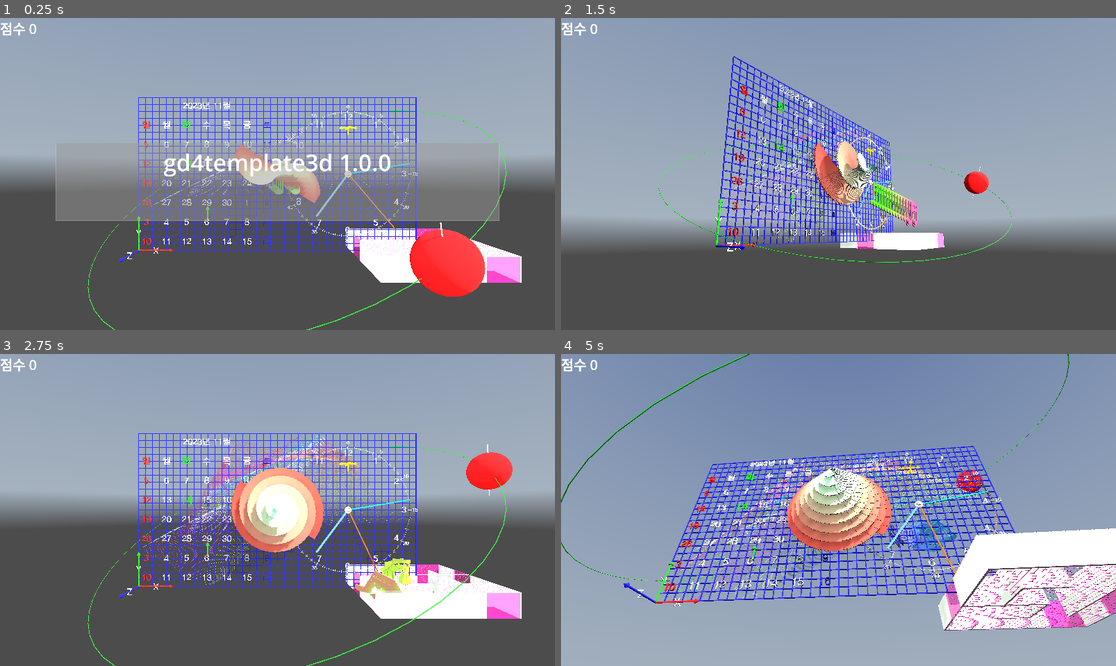
Above: before the commit, frames 1-4 (two rows, left to right).
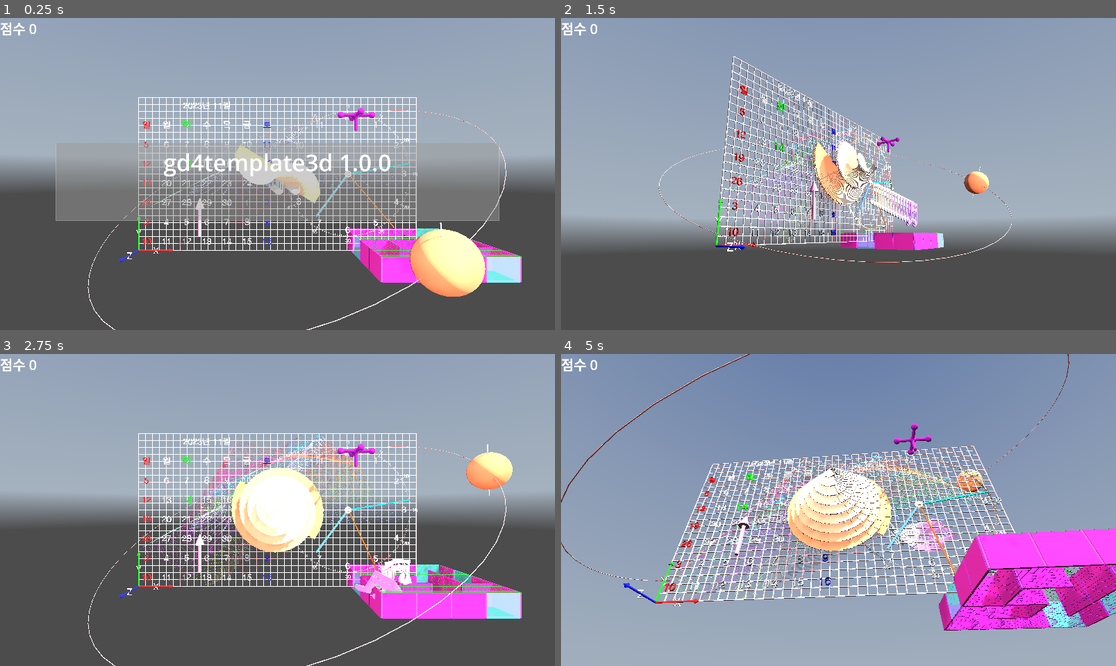
Above: after the commit, the same moments.

Repository: kasworld/gd4template3d
Game: Godot game, scene res://main.tscn
The game is run twice, just before and just after one commit, with the same random seed, the same clock (stepped at 60 frames per second) and the same inputs. A sky picture missing from this copy of the repository is replaced by a grey-blue gradient.
Inputs (mouse positions are in pixels of both pictures, inside the frame that each line leads up to):
- Up to frame 1 (0.25 s): no input
- Up to frame 2 (1.5 s): tap Enter at 0.5, 0.6, 1.35 s; move the mouse to (960, 158) at 0.52 s; click (960, 158) at 0.67 s; move the mouse to (727, 189) at 1.27 s; click (727, 189) at 1.42 s
- Up to frame 3 (2.75 s): move the mouse to (333, 441) at 2.02 s; tap Enter at 2.1 s; click (333, 441) at 2.17 s
- Up to frame 4 (5 s): move the mouse to (810, 572) at 2.77 s; tap Enter at 2.85, 3.6, 4.35 s; click (810, 572) at 2.92 s; move the mouse to (1005, 556) at 3.52 s; click (1005, 556) at 3.67 s; move the mouse to (672, 463) at 4.27 s; click (672, 463) at 4.42 s

The runs differ from the first frame. In frame 1, 10% of the frame differs, in the area x 15-94%, y 25-100%; in frame 2, 6.9%; in frame 3, 12%; in frame 4, 19%, in the area x 0-100%, y 0-89%.

Commit message:
update Maze3D

Diff:
--- a/main.gd
+++ b/main.gd
@@ -21,8 +21,9 @@
 	$Maze3D.init_with_color(
 		Maze3DSetting.new_default(),
 		Callable(),
-		NamedColorList.color_list.pick_random()[0],
-		NamedColorList.color_list.pick_random()[0],
+		random_color(),
+		random_color(),
+		random_color(),
 		)
 	$Maze3D.position.x = WorldSize.x
 	orbit_demo()
@@ -66,14 +67,14 @@
 
 func arrow3d_demo() -> void:
 	var aw = preload("res://arrow3d/arrow_3d.tscn").instantiate(
-	).set_color(Color.GREEN).set_size(2,0.1,0.3)
-	aw.position = WorldSize/4
+	).set_color(random_color()).set_size(5,0.2,0.6)
+	aw.position = WorldSize/4 + Vector3(0,0,4)
 	$DemoContainer.add_child(aw)
 
 func valvehandle_demo() -> void:
 	var vh = preload("res://valve_handle/valve_handle.tscn").instantiate(
-	).init(1,1)
-	vh.position = WorldSize *0.75
+	).init(2,2,4, random_color())
+	vh.position = WorldSize *0.75 + Vector3(0,0,4)
 	$DemoContainer.add_child(vh)
 
 func line2d_demo() -> void:
@@ -106,9 +107,9 @@
 	var axis1 = Vector3.UP.rotated(Vector3.RIGHT, a30)
 	var os = preload("res://orbit_sphere/orbit_sphere.tscn").instantiate()
 	var mat1 = StandardMaterial3D.new()
-	mat1.albedo_color = Color.GREEN
+	mat1.albedo_color = random_color()
 	var mat2 = StandardMaterial3D.new()
-	mat2.albedo_color = Color.RED
+	mat2.albedo_color = random_color()
 	os.궤도설정(diagonal_length*1.1, 1.0/3, axis1, a120*2).구설정(2, 1, Vector3.UP).구재질설정(mat2).궤도재질설정(mat1)
 	os.position = WorldSize/2
 	$DemoContainer.add_child(os)
@@ -131,7 +132,7 @@
 
 func wirenet_demo() -> void:
 	var wn = preload("res://wire_net/wire_net.tscn").instantiate()
-	wn.init_with_color(Vector2(40,22), Vector2(41,23), 0.1, Color.BLUE)
+	wn.init_with_color(Vector2(40,22), Vector2(41,23), 0.1, random_color())
 	$DemoContainer.add_child(wn)
 
 func bartree_demo() -> void:
@@ -149,7 +150,7 @@
 		).init_with_color(random_color(), random_color() )
 	return t
 func random_color()->Color:
-	return Color(randf(),randf(),randf())
+	return NamedColorList.color_list.pick_random()[0]
 
 func on_viewport_size_changed():
 	pass
--- a/maze_3d/maze_3d.gd
+++ b/maze_3d/maze_3d.gd
@@ -25,25 +25,30 @@
 	main_wall_mat = matmain
 	pillar_mat = main_wall_mat.duplicate()
 	pillar_mat.uv1_scale = Vector3( 3.0/20, 2, 1)
-	make_maze3d(makedecofn)
+	maze_cells = Maze.new(maze3d_setting.MazeSize)
+	make_wall_by_maze()
+	make_box_pillas()
+	make_wall_deco_by_maze(makedecofn)
+	init_floor_ceiling()
 	return self
 
-func init_with_color(ts :Maze3DSetting, makedecofn :Callable, comain :Color, cosub :Color) -> Maze3D:
+func init_with_color(ts :Maze3DSetting, makedecofn :Callable, comain :Color, cosub :Color, copillar :Color) -> Maze3D:
 	maze3d_setting = ts
 	sub_wall_mat = StandardMaterial3D.new()
 	sub_wall_mat.albedo_color = Color( cosub, 0.5)
 	sub_wall_mat.transparency = BaseMaterial3D.Transparency.TRANSPARENCY_ALPHA
 	main_wall_mat = StandardMaterial3D.new()
 	main_wall_mat.albedo_color = comain
-	pillar_mat = main_wall_mat.duplicate()
-	make_maze3d(makedecofn)
-	return self
-
-func make_maze3d(makedecofn :Callable) -> void:
+	pillar_mat = StandardMaterial3D.new()
+	pillar_mat.albedo_color = copillar
 	maze_cells = Maze.new(maze3d_setting.MazeSize)
 	make_wall_by_maze()
-	make_pillas()
+	make_capsule_pillas()
 	make_wall_deco_by_maze(makedecofn)
+	init_floor_ceiling()
+	return self
+
+func init_floor_ceiling() -> void:
 	var sz := maze3d_setting.CalcSizeWithWallV2()
 	$Floor.init_with_color(sz, sz*2, 0.01, darkcolorlist.pick_random()[0])
 	$Floor.position = Vector3(-maze3d_setting.WallThick/2, 0 ,-maze3d_setting.WallThick/2)
@@ -56,7 +61,7 @@
 	$WallContainer.position = -shiftsize
 	$PillarContainer.position = -shiftsize
 
-func make_pillas() -> void:
+func make_box_pillas() -> void:
 	var multi_inst = make_box_multi_inst(pillar_mat, Vector3(maze3d_setting.WallThick,maze3d_setting.StoryH,maze3d_setting.WallThick) )
 	$PillarContainer.add_child(multi_inst)
 	var pos_list :Array = []
@@ -64,10 +69,29 @@
 		for x in maze3d_setting.MazeSize.x+1:
 			pos_list.append(Vector3( x *maze3d_setting.LaneW, maze3d_setting.StoryH/2.0, y *maze3d_setting.LaneW) )
 	pos_multimesh(multi_inst.multimesh, pos_list)
-
 func make_box_multi_inst(mat :Material, sz :Vector3) -> MultiMeshInstance3D:
 	var mesh = BoxMesh.new()
 	mesh.size = sz
+	mesh.material = mat
+	var multimesh = MultiMesh.new()
+	multimesh.mesh = mesh
+	multimesh.transform_format = MultiMesh.TRANSFORM_3D
+	var multi_inst = MultiMeshInstance3D.new()
+	multi_inst.multimesh = multimesh
+	return multi_inst
+
+func make_capsule_pillas() -> void:
+	var multi_inst = make_capsule_multi_inst(pillar_mat, maze3d_setting.WallThick/2 , maze3d_setting.StoryH )
+	$PillarContainer.add_child(multi_inst)
+	var pos_list :Array = []
+	for y in maze3d_setting.MazeSize.y+1:
+		for x in maze3d_setting.MazeSize.x+1:
+			pos_list.append(Vector3( x *maze3d_setting.LaneW, maze3d_setting.StoryH/2.0, y *maze3d_setting.LaneW) )
+	pos_multimesh(multi_inst.multimesh, pos_list)
+func make_capsule_multi_inst(mat :Material, radius :float, height :float) -> MultiMeshInstance3D:
+	var mesh = CapsuleMesh.new()
+	mesh.radius = radius
+	mesh.height = height
 	mesh.material = mat
 	var multimesh = MultiMesh.new()
 	multimesh.mesh = mesh
@@ -140,6 +164,7 @@
 func make_wall_deco_by_maze(makedeco :Callable) -> void:
 	if not makedeco.is_valid():
 		return
+
 	for y in maze3d_setting.MazeSize.y:
 		for x in maze3d_setting.MazeSize.x:
 			if not maze_cells.is_open_dir_at(x,y,EnumDir.Flag.North):
